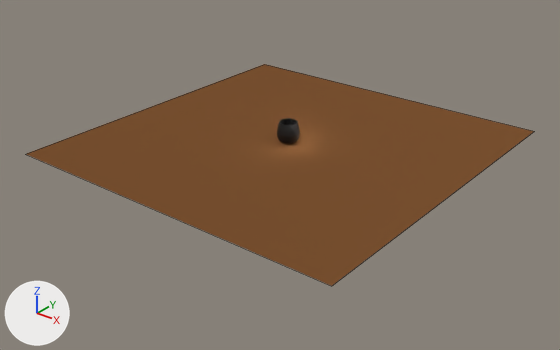
The Blender file 3D/Lowpoly/Crocarize/CupJapanese.blend as it was, and as the next commit left it.
Before and after are seen from a 50 mm camera at (45.1, -57.7, 31.7) aimed at (0.7, -2.3, -2.6). The axes (+X, +Y, +Z) are drawn at lower left. The lights are the same throughout. Mesh edges are drawn as thin lines on the coarser meshes.

Objects in the first picture: 'JapaneseCup', 'Plane.001'.
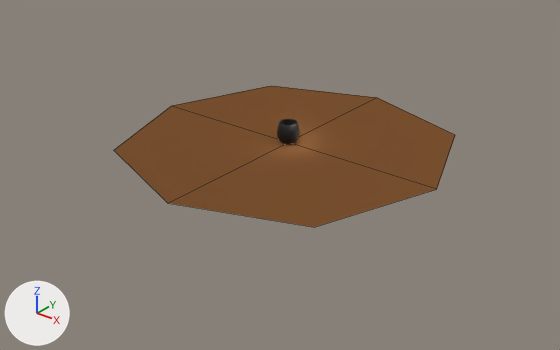
Scene script edits in JSON lines:
```json
{"op": "add", "block": "ob_plane_001", "code": "_m = ob_plane_001.modifiers.new('Subdivision', 'SUBSURF')"}
{"op": "add", "block": "ob_plane_001", "code": "_m.render_levels = 1"}
```

Pixel boxes [x1, y1, x2, y2] of what changed, in the pictures (560 x 350 px):
```json
{"object": "Plane.001", "change": "modifiers changed", "before": [27, 64, 535, 286], "after": [114, 86, 455, 227], "on screen": "33% narrower, 36% shorter"}
```
